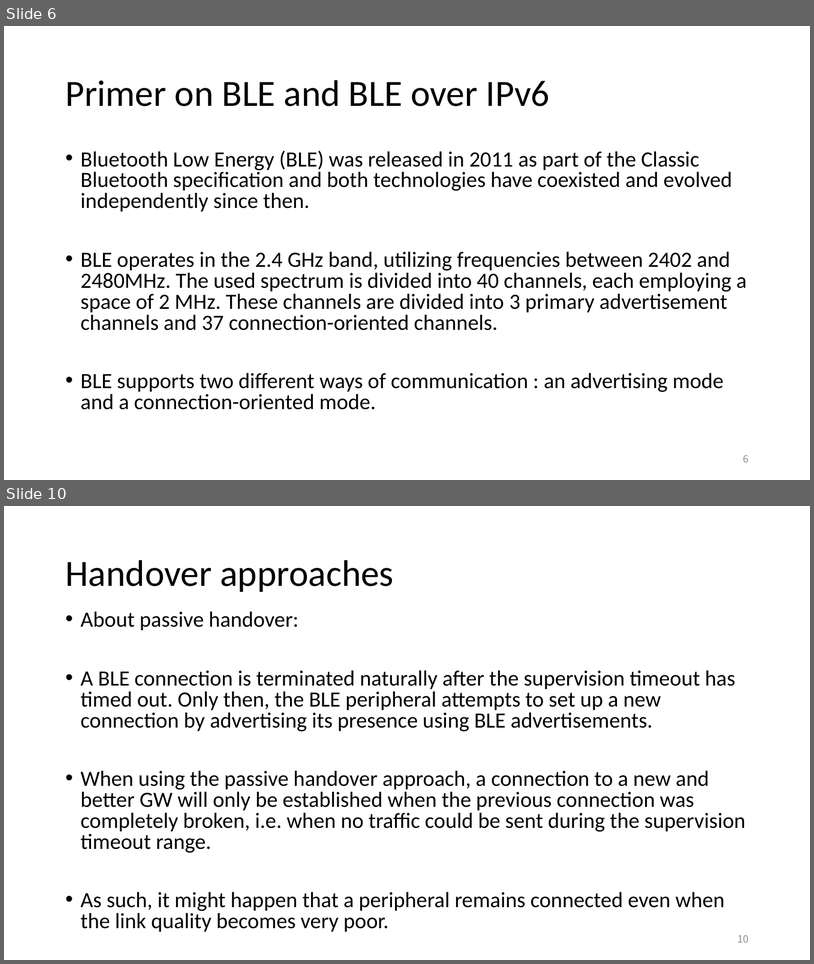
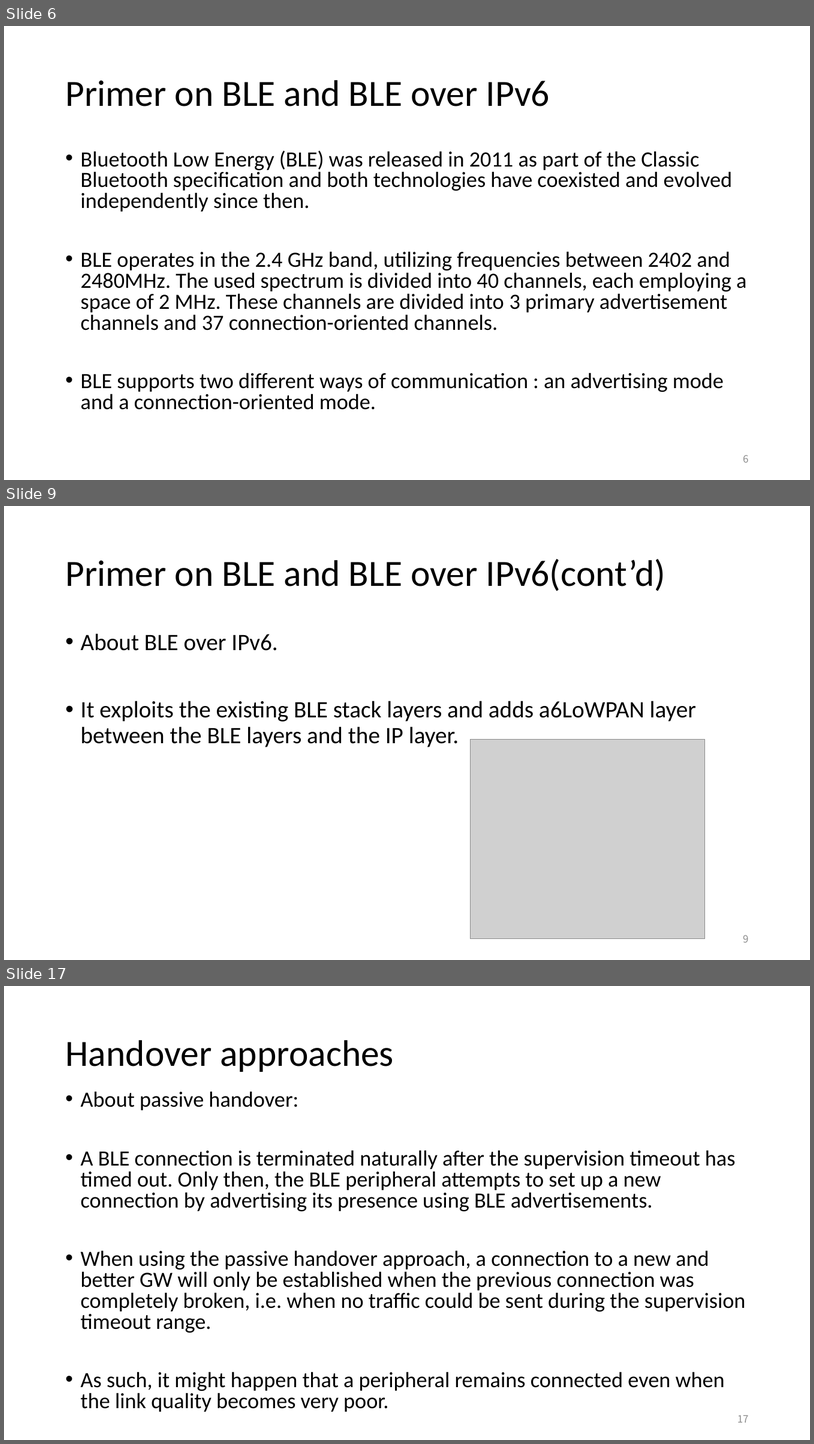
Before and after one commit to EKOISMYLOVE/NTUT_GM_PPT, a slide deck: A BLE-based multi-gateway network infrastructure with handover support for mobile BLE peripherals.pptx. Shown one above the other, each under a label of ours: slides 6 and 10 before the commit, slides 6, 9 and 17 after it; the slides between them are not shown. The pictures are 814x964 and 814x1444 pixels, drawn with LibreOffice and Linux fonts; fonts in the diff are those of the drawing; grey boxes stand for pictures. Boxes give left, top, right and bottom in pixels: in the first picture for what was removed or moved away, otherwise in the second. Text is boxed around its words. In the diff, an @@ line names an element or a change of style, - is before the commit and + after.

```diff
--- a/A BLE-based multi-gateway network infrastructure with handover support for mobile BLE peripherals.pptx
+++ b/A BLE-based multi-gateway network infrastructure with handover support for mobile BLE peripherals.pptx
@@ slide 9 added at [4, 506, 810, 960], background #FFFFFF @@
@@ title added at [65, 559, 666, 591], 44 pt, text #000000 @@
+Primer on BLE and BLE over IPv6(cont’d)
@@ text added at [81, 633, 696, 747], 28 pt, text #000000 @@
+• About BLE over IPv6.
+• It exploits the existing BLE stack layers and adds a6LoWPAN layer between the BLE layers and the IP layer.
@@ picture added at [470, 739, 706, 939] @@
@@ page number added at [743, 934, 749, 942], 12 pt, text #8C8C8C @@
+9
@@ what was slide 10 is now slide 17 @@
@@ page number at [738, 1415, 749, 1422]: text changed @@
-10
+17
```
Also in this commit, not shown: 3 slides changed, 6 other slides added.
